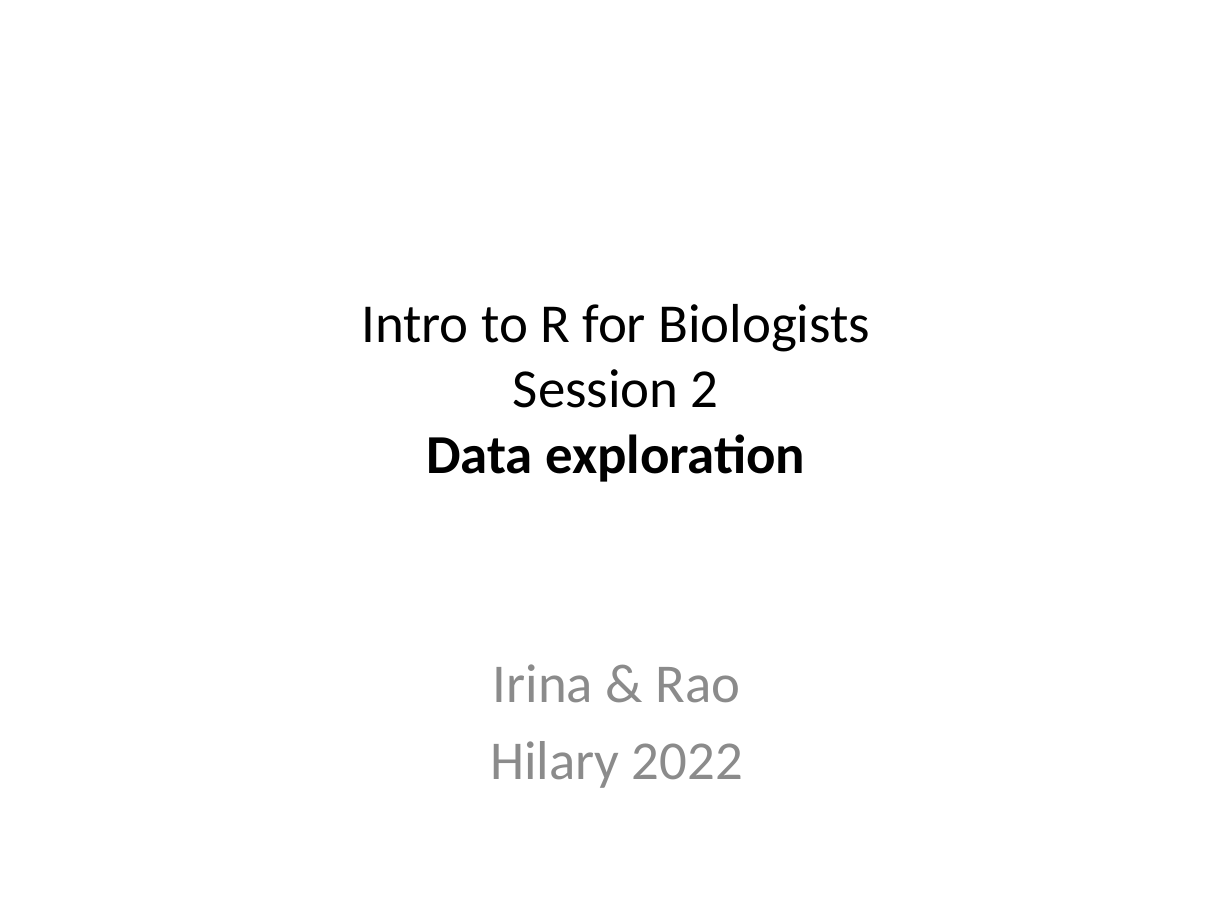
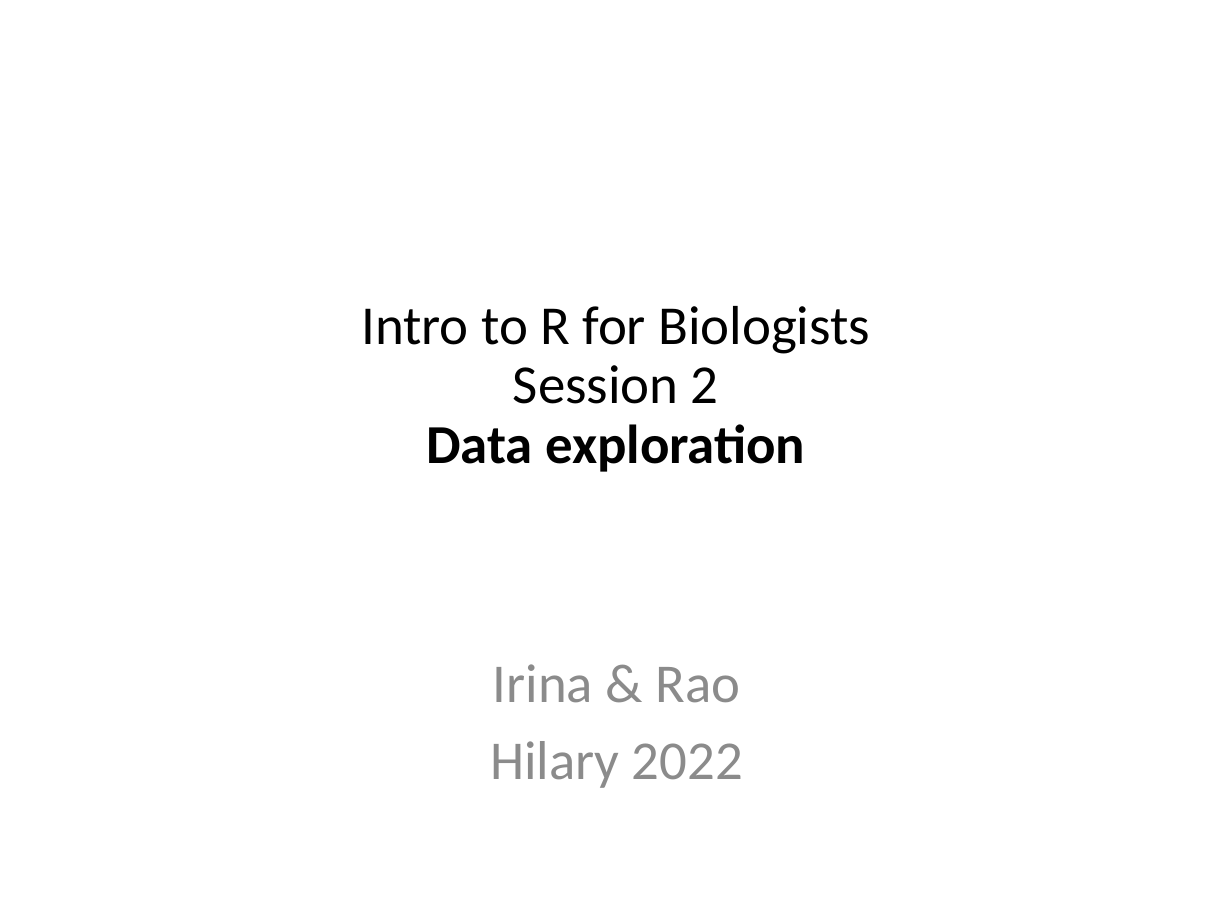
Before and after one commit to sraorao/MSD_R_course_HT2022, a slide deck: slide 1 of powerpoint/Session2.pptx. Drawn at 1232x924 pixels with LibreOffice and Linux fonts; fonts in the diff are those of the drawing. Boxes give left, top, right and bottom in pixels: in the first picture for what was removed or moved away, otherwise in the second. Text is boxed around its words. In the diff, an @@ line names an element or a change of style, - is before the commit and + after.

```diff
--- a/powerpoint/Session2.pptx
+++ b/powerpoint/Session2.pptx
@@ text "Intro to R for Biologists ..." at box(361, 306, 870, 472): line spacing 1 to 0.9 @@
```
Also in this commit, not shown: 6 other slides changed, 1 slide removed, 1 other file.
